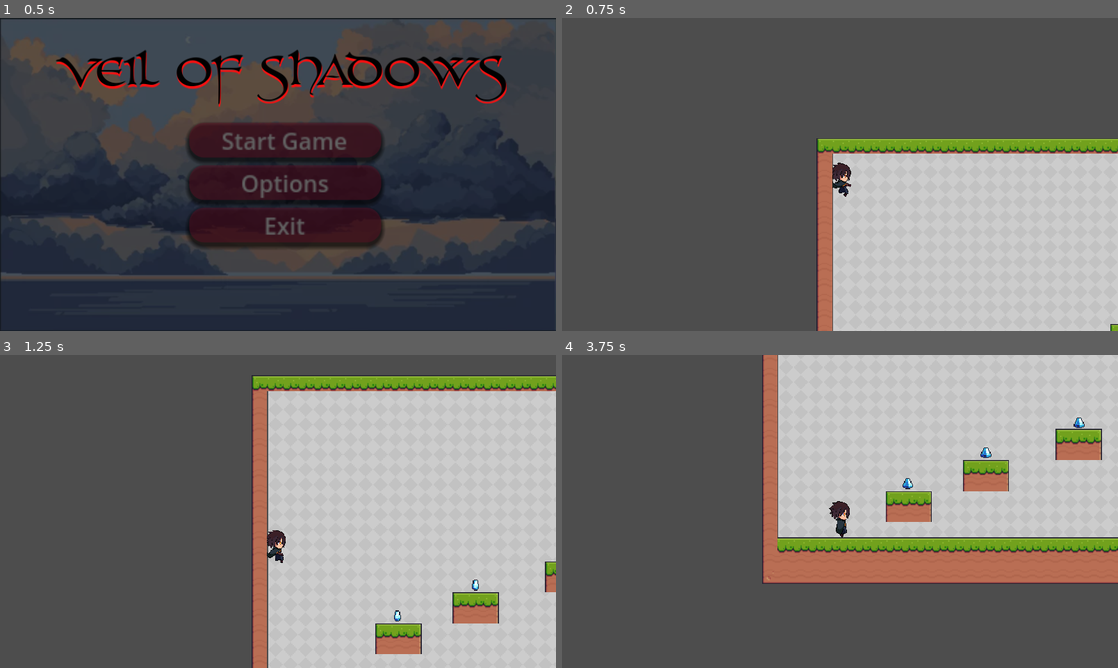
Above: before the commit, frames 1-4 (two rows, left to right).
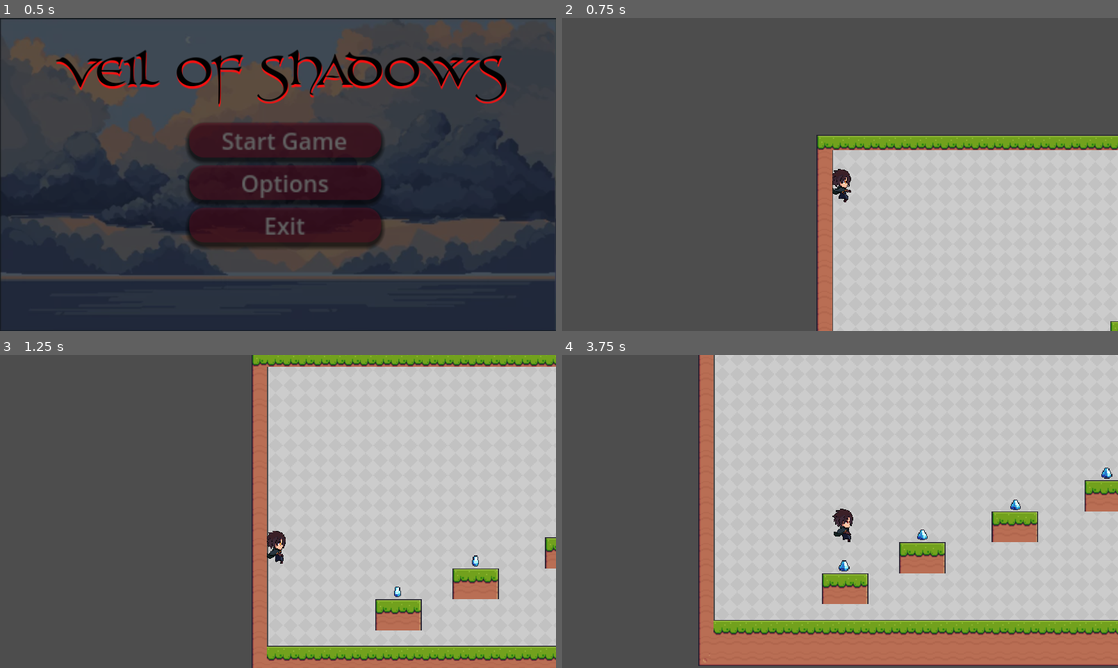
Above: after the commit, the same moments.

Repository: RocketRy-godot/godot-project
Game: Godot game, scene res://main_menu.tscn
Same seed, same stepped clock (60 frames per second), same inputs: the game is played once before the commit and once after it.
Inputs:
- Up to frame 1 (0.5 s): no input
- Up to frame 2 (0.75 s): click "Start Game" at 0.5 s
- Up to frame 3 (1.25 s): no input
- Up to frame 4 (3.75 s): hold Shift (run) 1.28-2.03 s; hold D (right) 1.28-2.78 s; tap Space (jump) at 1.52, 1.55, 1.82, 2.1, 2.27, 2.57, 3.05 s; tap Shift (run) at 2.3, 3.6 s; hold A (left) 2.78-3.53 s; hold Shift (run) 2.78-3.53 s; hold D (right) from 3.53 s (still down)

Frame 1 is identical in both runs. In frame 2, 2.5% of the frame differs, in the area x 45-100%, y 37-100%; in frame 3, 13%; in frame 4, 43%, in the area x 24-100%, y 0-100%.

Commit message:
tweaked speed and grav

Diff:
--- a/character_body_2d.gd
+++ b/character_body_2d.gd
@@ -1,10 +1,10 @@
 extends CharacterBody2D
 
 # Speed variables
-var walk_speed := 100
-var run_speed := 250
-var gravity := 800
-var jump_force := -700
+var walk_speed := 150
+var run_speed := 300
+var gravity := 1500
+var jump_force := -800
 var jump_cut_off_speed := -200  # Speed when jump transition to falling starts
 var max_fall_speed := 600  # Max speed for falling
 
--- a/main.tscn
+++ b/main.tscn
@@ -587,9 +587,8 @@
 position = Vector2(66, 17)
 scale = Vector2(2.02344, 2.02344)
 sprite_frames = SubResource("SpriteFrames_asm46")
-animation = &"running"
+animation = &"jump_up"
 autoplay = "idle"
-frame_progress = 0.272307
 metadata/_edit_group_ = true
 
 [node name="CollisionShape2D" type="CollisionShape2D" parent="CharacterBody2D"]
@@ -609,21 +608,23 @@
 tile_map_data = PackedByteArray("AABIACQAAAAHAAAAAABIACYAAAAHAAAAAABIACUAAAAHAAAAAAD//xEAAAAGAAEAAAD//xIAAAAGAAEAAAAAAB …(5312 unchanged characters)…
 tile_set = SubResource("TileSet_fqr6t")
 
-[node name="collectible ( shards of lumaria)" parent="." instance=ExtResource("10_5u35y")]
-position = Vector2(295, 459)
-
-[node name="collectible ( shards of lumaria)2" parent="." instance=ExtResource("10_5u35y")]
-position = Vector2(457, 395)
-
-[node name="collectible ( shards of lumaria)3" parent="." instance=ExtResource("10_5u35y")]
-position = Vector2(650, 333)
-
-[node name="collectible ( shards of lumaria)4" parent="." instance=ExtResource("10_5u35y")]
-position = Vector2(839, 267)
-
-[node name="collectible ( shards of lumaria)5" parent="." instance=ExtResource("10_5u35y")]
-position = Vector2(1004, 396)
-
 [node name="Game Manager" type="Node" parent="."]
 unique_name_in_owner = true
 script = ExtResource("11_ddrtt")
+
+[node name="Shards of lumaria" type="Node" parent="."]
+
+[node name="collectible ( shards of lumaria)" parent="Shards of lumaria" instance=ExtResource("10_5u35y")]
+position = Vector2(295, 459)
+
+[node name="collectible ( shards of lumaria)2" parent="Shards of lumaria" instance=ExtResource("10_5u35y")]
+position = Vector2(457, 395)
+
+[node name="collectible ( shards of lumaria)3" parent="Shards of lumaria" instance=ExtResource("10_5u35y")]
+position = Vector2(650, 333)
+
+[node name="collectible ( shards of lumaria)4" parent="Shards of lumaria" instance=ExtResource("10_5u35y")]
+position = Vector2(839, 267)
+
+[node name="collectible ( shards of lumaria)5" parent="Shards of lumaria" instance=ExtResource("10_5u35y")]
+position = Vector2(1004, 396)
--- a/project.godot
+++ b/project.godot
@@ -1,3 +1,11 @@
+; Engine configuration file.
+; It's best edited using the editor UI and not directly,
+; since the parameters that go here are not all obvious.
+;
+; Format:
+;   [section] ; section goes between []
+;   param=value ; assign values to parameters
+
 config_version=5
 
 [application]
Not shown, added: level1bg1new.png.import
Not shown, added: terrains updated.png.import
